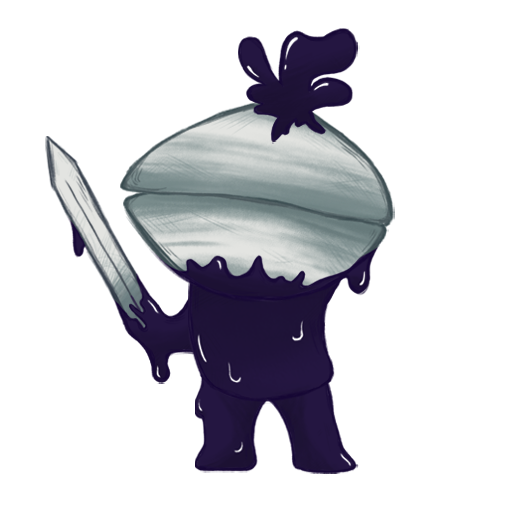
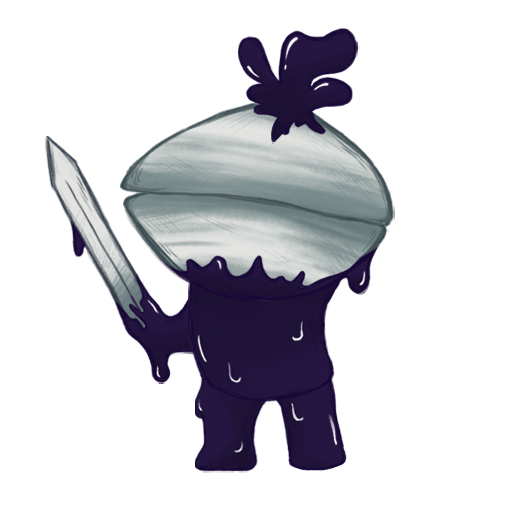
Layers edited between the first and the second 512 x 512 image:
painted on "jambe gauche" over [267, 377, 359, 476]
